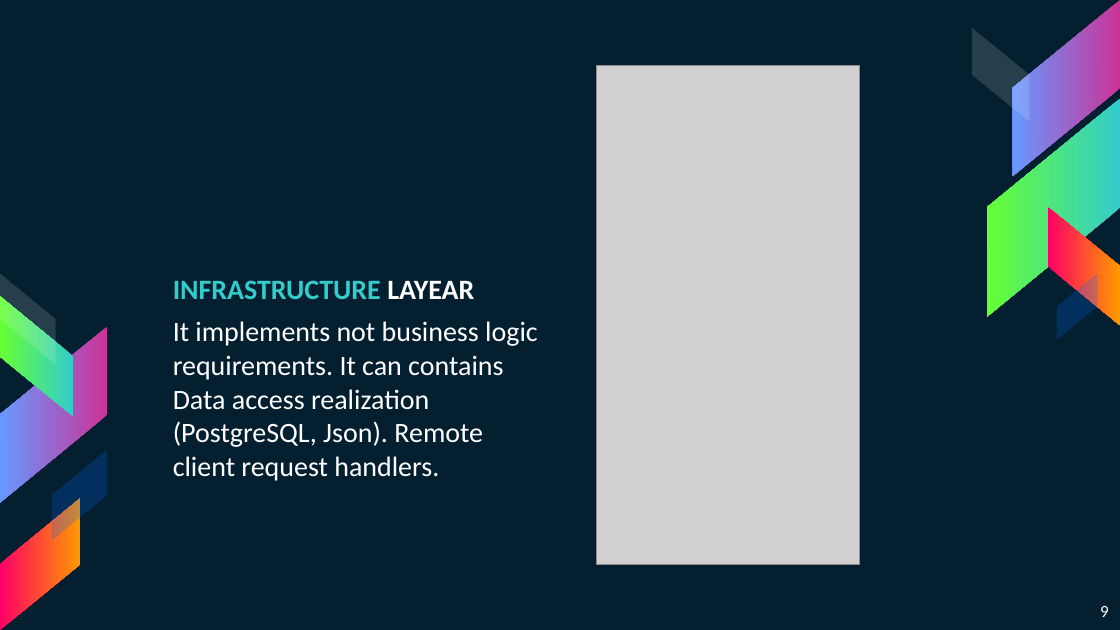
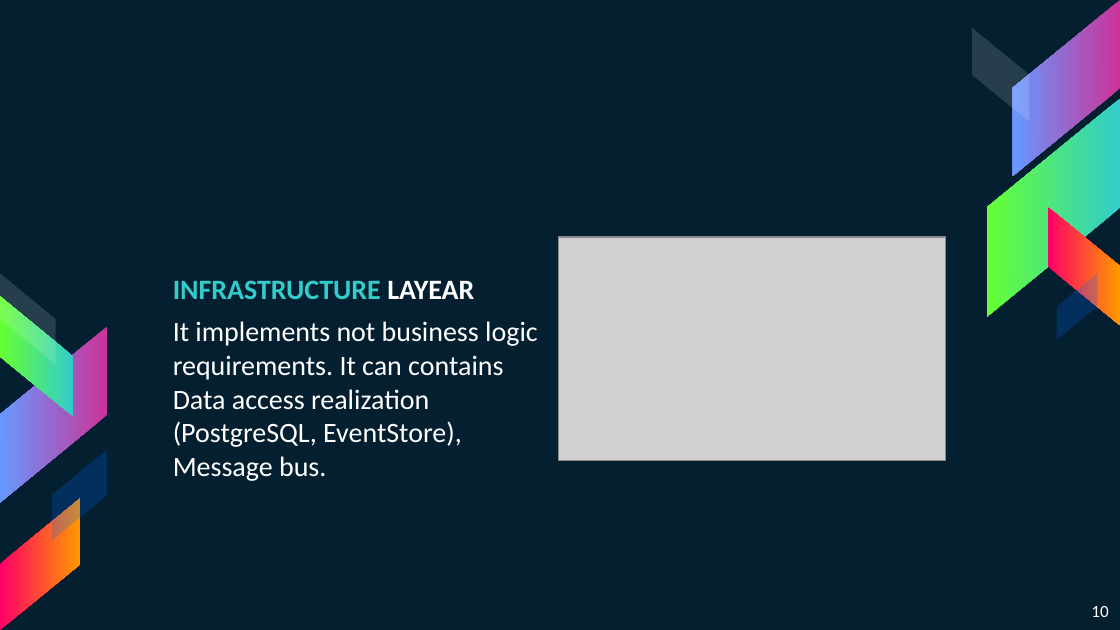
Before and after one commit to khdevnet/cqrs-architecture, a slide deck: slide 10 of docs/presentation/CQRS-EventSourcing-Architecture-Overview.pptx (slide 9 before the commit). Drawn at 1120x630 pixels with LibreOffice and Linux fonts; fonts in the diff are those of the drawing; grey boxes stand for pictures. Boxes give left, top, right and bottom in pixels: in the first picture for what was removed or moved away, otherwise in the second. Text is boxed around its words. In the diff, an @@ line names an element or a change of style, - is before the commit and + after.

```diff
--- a/docs/presentation/CQRS-EventSourcing-Architecture-Overview.pptx
+++ b/docs/presentation/CQRS-EventSourcing-Architecture-Overview.pptx
@@ picture removed at [597,66,859,564] @@
@@ picture added at [559,237,946,461] @@
@@ text at [173,321,538,481]: text changed @@
-It implements not business logic requirements. It can contains Data access realization (PostgreSQL, Json). Remote client request handlers.
+It implements not business logic requirements. It can contains Data access realization (PostgreSQL, EventStore), Message bus.
@@ page number at [1091,606,1108,617]: text changed @@
-9
+10
```
Also in this commit, not shown: 5 other slides changed, 5 slides added, 5 slides removed, 2 other files.
